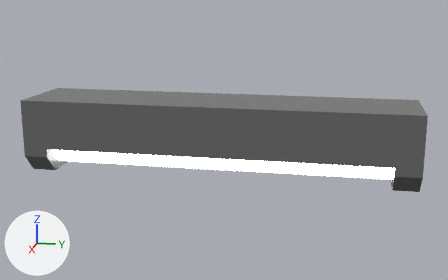
An edit to the Blender file Assets/Scenes/light fixture.blend, drawn before and after from the same camera.
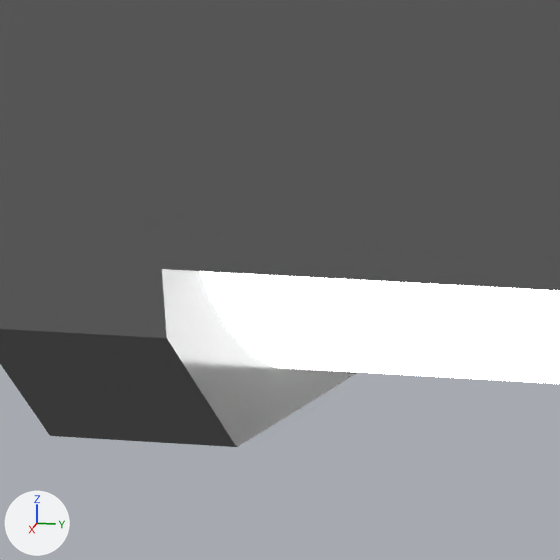
The first picture shows the older version from a camera (50 mm lens) standing at (3.56, 0.74, 0.87) and looking at (0.0, 0.02, -0.01). The close-ups show both versions on the part from 6% to 21% of the width and 42% to 65% of the height of that picture. Every picture has the same lights, and +X, +Y and +Z are marked at lower left.
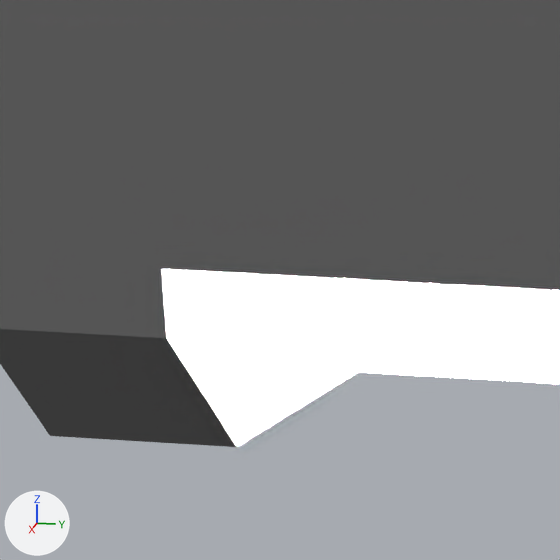
What the commit changed:
In material 'light' (mat_light), emission_strength goes from 4.4 to 250.0.

Boxes (x1, y1, x2, y2) around the edits, measured in the close-ups (560 x 560 px):
'Cylinder', surface changed
    both: (157, 265, 560, 447)
